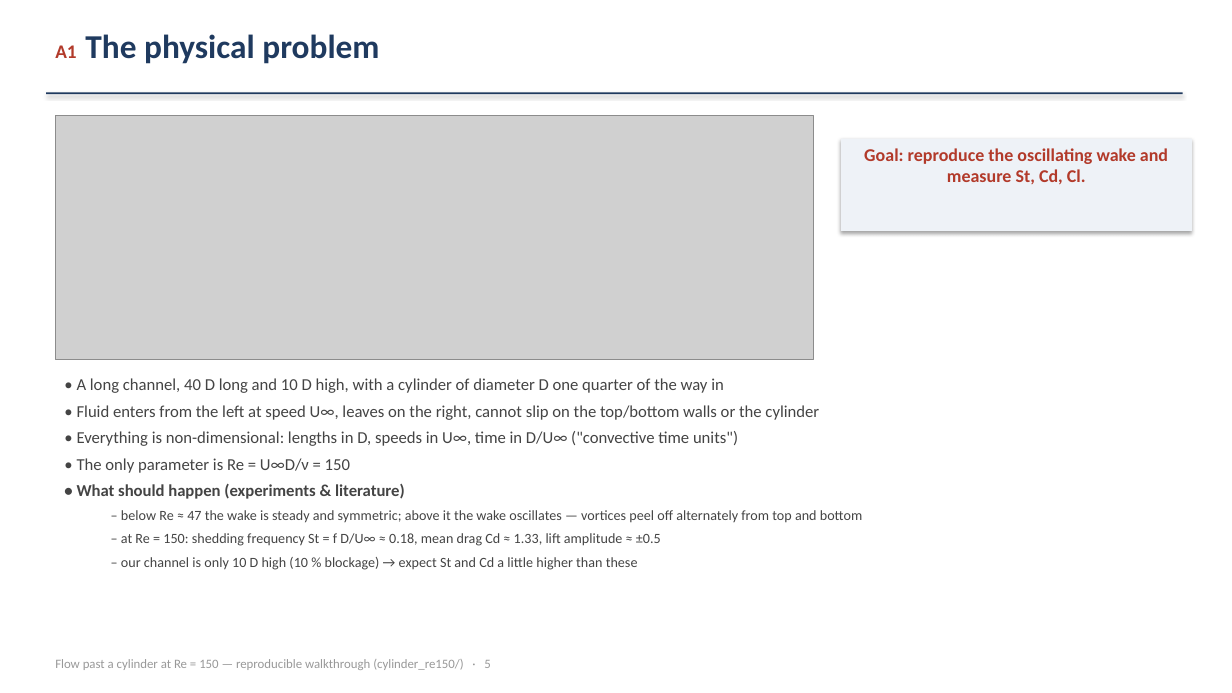
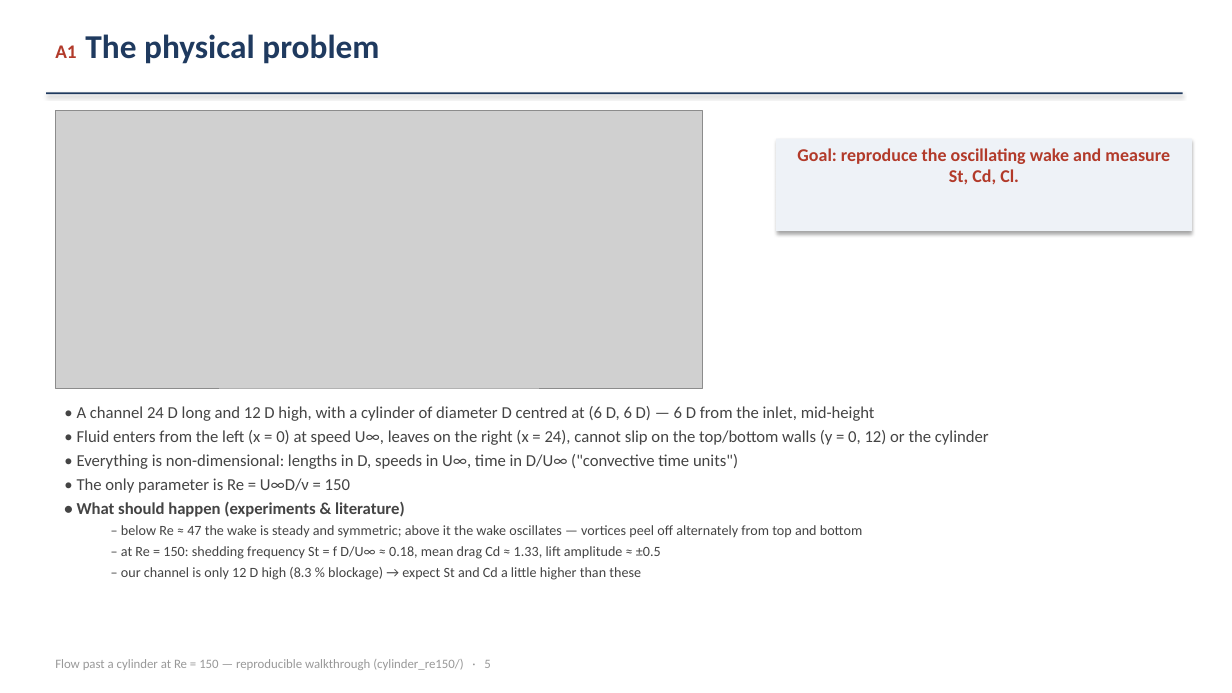
Before and after one commit to ichanwaheng/LES_working, a slide deck: slide 5 of cylinder_re150/demo/ns_staggered_tutorial.pptx. Drawn at 1232x693 pixels with LibreOffice and Linux fonts; fonts in the diff are those of the drawing; grey boxes stand for pictures. Boxes give left, top, right and bottom in pixels: in the first picture for what was removed or moved away, otherwise in the second. Text is boxed around its words. In the diff, an @@ line names an element or a change of style, - is before the commit and + after.

```diff
--- a/cylinder_re150/demo/ns_staggered_tutorial.pptx
+++ b/cylinder_re150/demo/ns_staggered_tutorial.pptx
@@ picture: place and size @@
-picture at [55, 116, 813, 360]
+picture at [55, 111, 702, 388]
@@ rectangle "Goal: reproduce the oscillating wake ...": place and size @@
-rectangle "Goal: reproduce the oscillating wake ..." at [841, 139, 1192, 231]
+rectangle "Goal: reproduce the oscillating wake ..." at [776, 139, 1192, 231]
@@ text "• A channel 24 D ...": place and size @@
-text "• A channel 24 D ..." at [77, 378, 862, 570]
+text "• A channel 24 D ..." at [77, 406, 989, 580]
@@ text at [77, 406, 989, 445]: text changed @@
-• A long channel, 40 D long and 10 D high, with a cylinder of diameter D one quarter of the way in
-• Fluid enters from the left at speed U∞, leaves on the right, cannot slip on the top/bottom walls or the cylinder
+• A channel 24 D long and 12 D high, with a cylinder of diameter D centred at (6 D, 6 D) — 6 D from the inlet, mid-height
+• Fluid enters from the left (x = 0) at speed U∞, leaves on the right (x = 24), cannot slip on the top/bottom walls (y = 0, 12) or the cylinder
@@ text at [77, 454, 862, 559]: less space between paragraphs @@
@@ text at [121, 567, 641, 580]: text changed @@
-  – our channel is only 10 D high (10 % blockage) → expect St and Cd a little higher than these
+  – our channel is only 12 D high (8.3 % blockage) → expect St and Cd a little higher than these
```
Also in this commit, not shown: 23 other slides changed, 10 other files.
